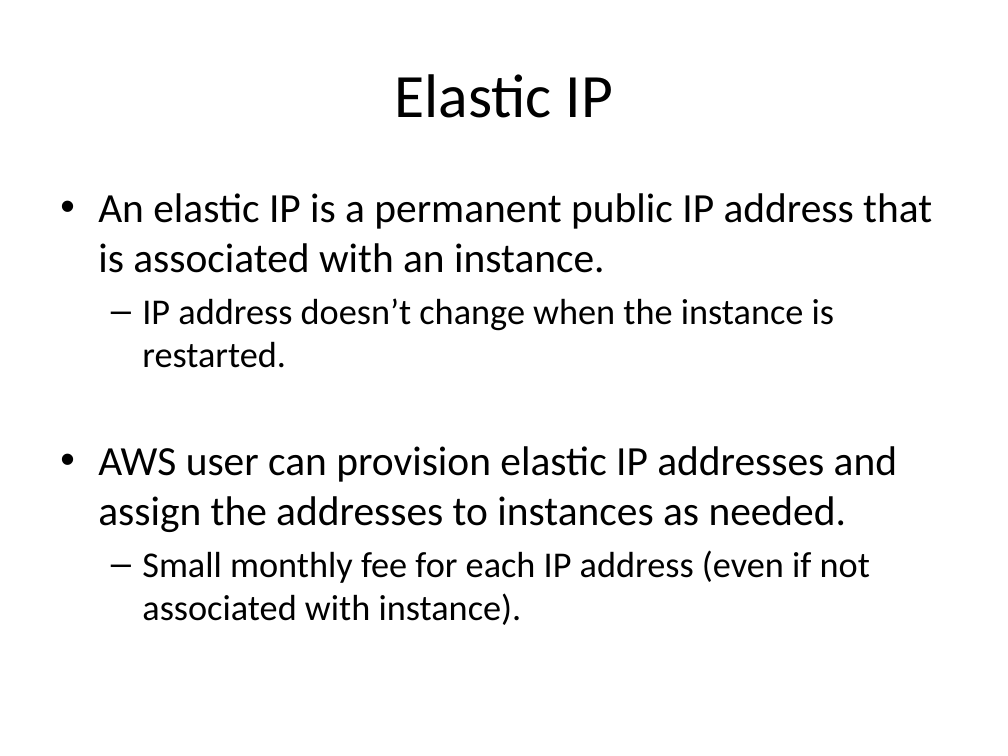
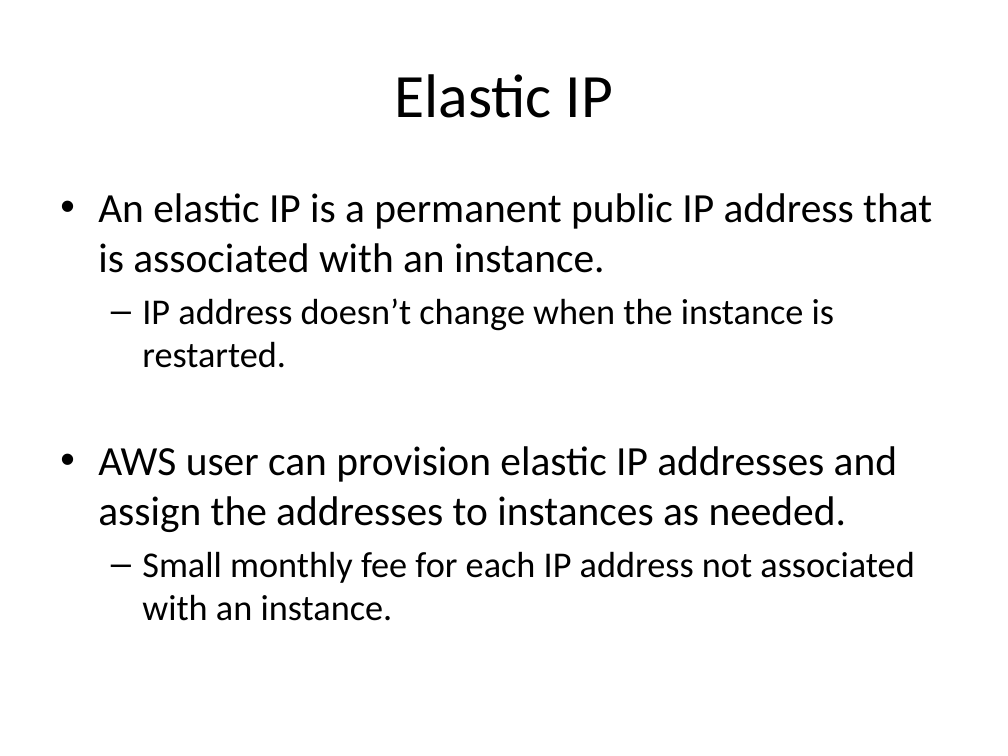
Before and after one commit to jasondbaker/infrastructure-class, a slide deck: slide 17 of lectures/infrastructure-week-5.pptx (slide 16 before the commit). Drawn at 1008x756 pixels with LibreOffice and Linux fonts; fonts in the diff are those of the drawing. Boxes give left, top, right and bottom in pixels: in the first picture for what was removed or moved away, otherwise in the second. Text is boxed around its words. In the diff, an @@ line names an element or a change of style, - is before the commit and + after.

```diff
--- a/lectures/infrastructure-week-5.pptx
+++ b/lectures/infrastructure-week-5.pptx
@@ text at [142, 551, 914, 621]: text changed @@
-  – Small monthly fee for each IP address (even if not associated with instance).
+  – Small monthly fee for each IP address not associated with an instance.
```
Also in this commit, not shown: 4 other slides changed, 1 slide added, 1 slide removed, 3 other files.
